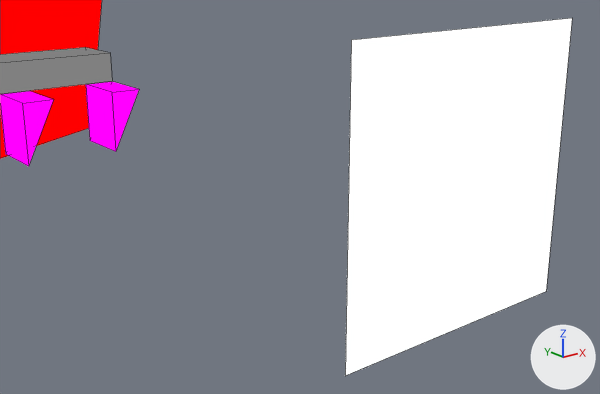
An edit to the Blender file assets-source/blender/motion/mosasaurus-walk.blend, drawn before and after from the same camera.
Rendered twice from a camera (50 mm lens) standing at (80.9, -32.99, 15.87) and looking at (83.7, -29.49, 14.47). The lights are fixed; the arrows at lower right show +X, +Y and +Z. The picture after the commit comes second. Mesh edges are drawn as thin lines.

In view in the first picture: 'DinoTycoon_Motion_mosasaurus_walk_eye', 'DinoTycoon_Motion_mosasaurus_walk_head', 'DinoTycoon_Motion_mosasaurus_walk_mouth', 'DinoTycoon_Motion_mosasaurus_walk_tooth58', 'DinoTycoon_Motion_mosasaurus_walk_tooth61'.
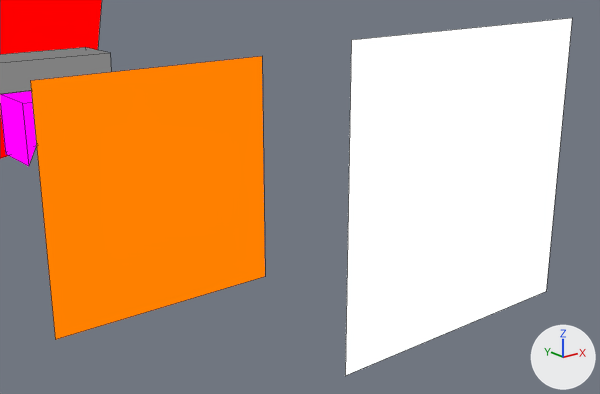
What differs and where, as boxes (x1, y1, x2, y2) in the pictures (600 x 394 px):
'DinoTycoon_Motion_mosasaurus_walk_eye_white', added (orange)
    after: (30, 56, 265, 340)
'DinoTycoon_Motion_mosasaurus_walk_tooth61', unchanged, covered by the edit
    before: (86, 81, 139, 152)

What changed in the scene script:
```text
Add mat_dinotycoon_role_y:
    mat_dinotycoon_role_y = emission_material('DinoTycoon_Role_Y')
    mat_dinotycoon_role_y.base_color = (1.0, 0.216, 0.0)  # orange #ff8000
Add me_dinotycoon_motion_mosasaurus_walk_sample_eye_white:
    me_dinotycoon_motion_mosasaurus_walk_sample_eye_white.from_pydata([(82.4, -29.0, 15.2), (83.8, -29.0, 15.2), (83.8, -29.0, 13.8), (82.4, -29.0, 13.8), (82.4, -29.0, 15.2), (83.8, -29.0, 15.2), (83.8, -29.0, 13.8), (82.4, -29.0, 13.8)], [], [(3, 2, 1, 0), (4, 5, 6, 7), (0, 1, 5, 4), (1, 2, 6, 5), (2, 3, 7, 6), (3, 0, 4, 7)])
    me_dinotycoon_motion_mosasaurus_walk_sample_eye_white.materials.append(mat_dinotycoon_role_y)  # orange #ff8000
Add ob_dinotycoon_motion_mosasaurus_walk_eye_white:
    ob_dinotycoon_motion_mosasaurus_walk_eye_white = bpy.data.objects.new('DinoTycoon_Motion_mosasaurus_walk_eye_white', me_dinotycoon_motion_mosasaurus_walk_sample_eye_white)
    ob_dinotycoon_motion_mosasaurus_walk_eye_white.location = (0.0, 0.0, 0.0)
```
